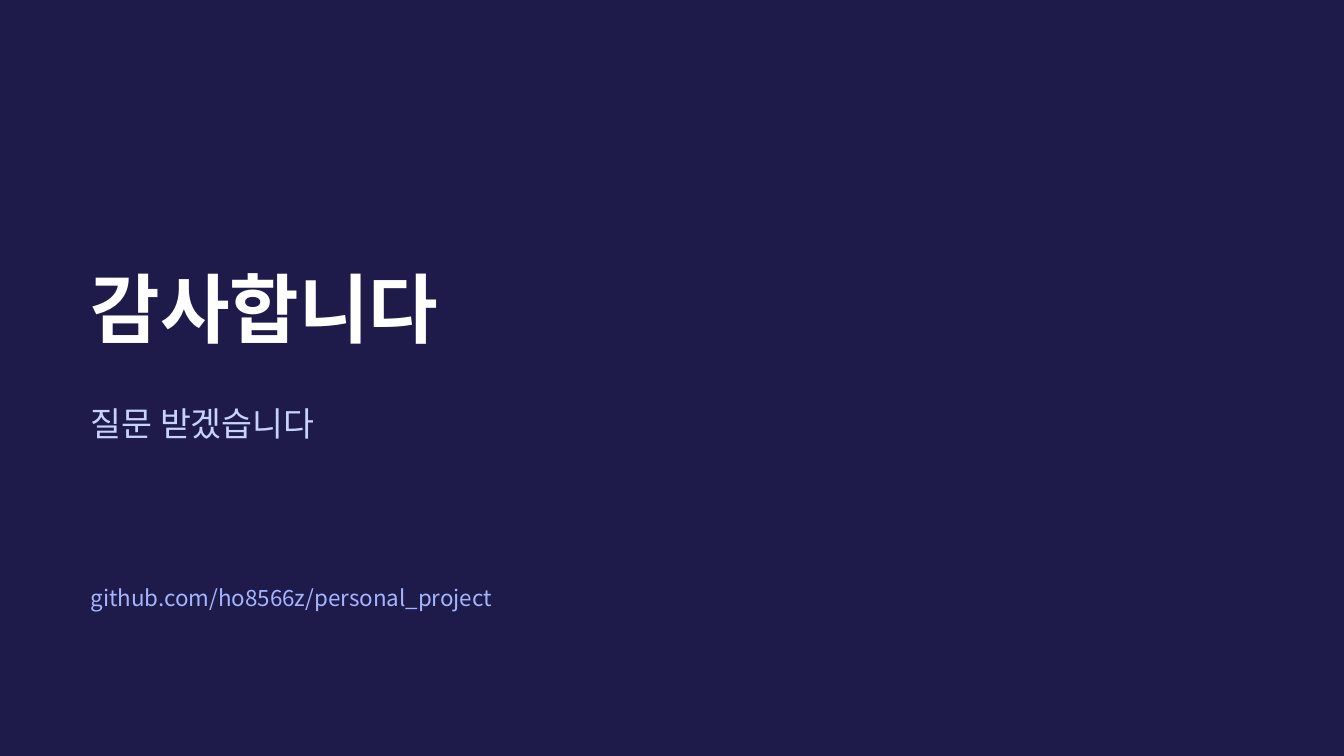
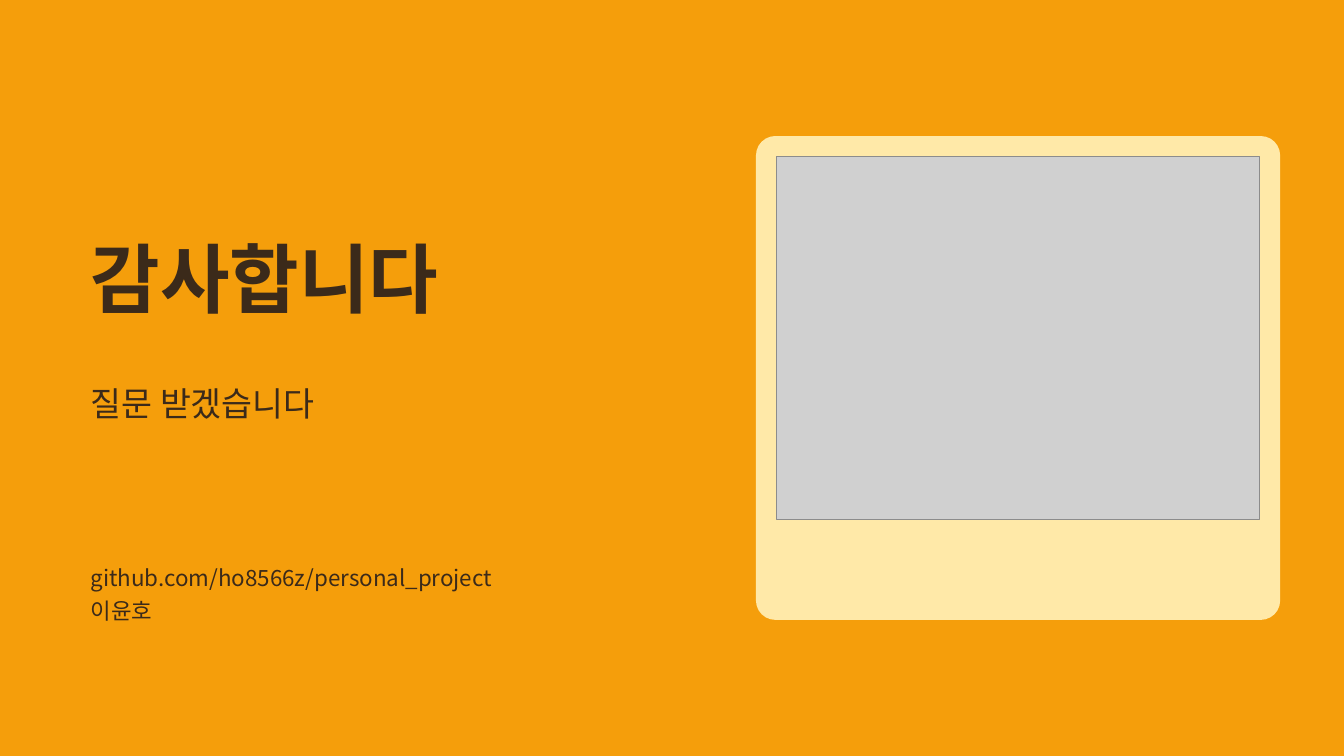
Before and after one commit to ho8566z/calendar-bot_word, a slide deck: slide 31 of ppt/개인 프로젝트.pptx (slide 11 before the commit). Drawn at 1344x756 pixels with LibreOffice and Linux fonts; fonts in the diff are those of the drawing; grey boxes stand for pictures. Boxes give left, top, right and bottom in pixels: in the first picture for what was removed or moved away, otherwise in the second. Text is boxed around its words. In the diff, an @@ line names an element or a change of style, - is before the commit and + after.

```diff
--- a/ppt/개인 프로젝트.pptx
+++ b/ppt/개인 프로젝트.pptx
@@ background #1E1B4B to #F59E0B @@
@@ rounded rectangle added at box(756, 136, 1280, 620), fill #FFE9A8 @@
@@ picture added at box(776, 156, 1260, 519) @@
@@ text "감사합니다": place and size @@
-text "감사합니다" at box(91, 273, 439, 344)
+text "감사합니다" at box(91, 243, 439, 314)
@@ text "감사합니다" at box(91, 243, 439, 314): text colour #FFFFFF to #3B2A1A @@
@@ text "질문 받겠습니다": place and size @@
-text "질문 받겠습니다" at box(91, 408, 315, 439)
+text "질문 받겠습니다" at box(91, 388, 315, 419)
@@ text "질문 받겠습니다" at box(91, 388, 315, 419): text colour #C7D2FE to #3B2A1A @@
@@ text at box(91, 568, 492, 592): text colour #A5B4FC to #3B2A1A @@
@@ text "github.com/ho8566z/personal_project": place and size @@
-text "github.com/ho8566z/personal_project" at box(91, 588, 492, 612)
+text "github.com/ho8566z/personal_project" at box(91, 568, 492, 621)
@@ text at box(91, 600, 153, 621): paragraph added @@
+이윤호
```
Also in this commit, not shown: 6 other slides changed, 24 slides added, 4 slides removed.
